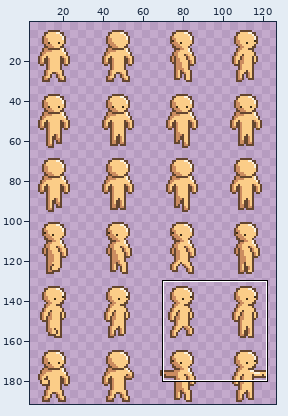
A sprite sheet gets an edit: Assets/Content/Races/human_light/human_light.png. Above: a wide view before the commit, with the close-up outlined.
Close-up. The starting point:
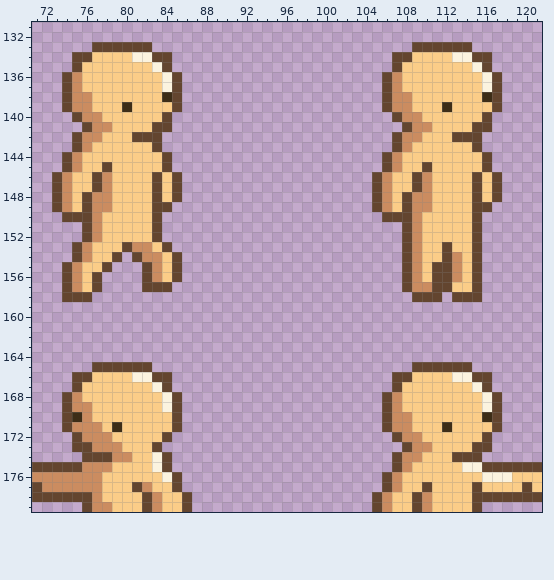
The file is 128x192 pixels. Shown: x 71..121, y 131..179. The wide view leaves out empty margins. The commit also changed other parts of the picture, which this record leaves out.
Now the later version:
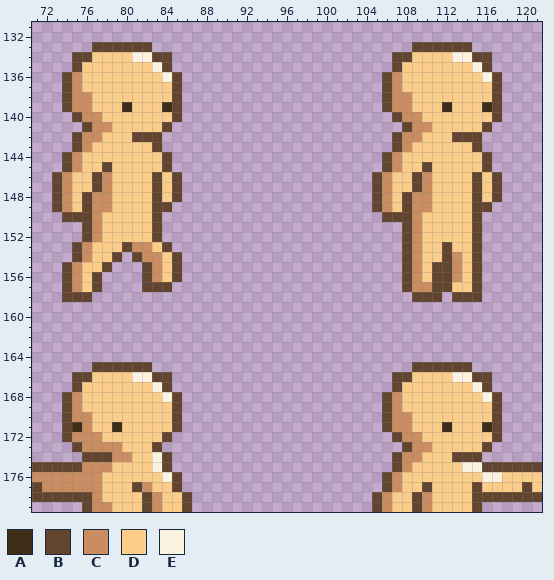
Palette (. is transparent): A #3d2d17  B #63452f  C #cb8c60  D #fbcd88  E #fbf3df
From old to new:
y 137: x 84 E -> D; x 116 E -> D
y 138: x 84 A -> D; x 116 A -> D
y 139: x 84 D -> A; x 116 D -> A
y 140: x 84..85 B. -> DB; x 116..117 B. -> DB
y 141: x 83 B -> D; x 115 B -> D
y 169: x 76 C -> D; x 84 E -> D; x 116 E -> D
y 170: x 75 A -> C; x 116 A -> D
y 171: x 75 C -> A; x 77 C -> D; x 116 D -> A
y 172: x 74..75 .B -> BC; x 78 C -> D; x 116..117 B. -> DB
y 173: x 76 B -> C; x 115 B -> D
y 176: x 118 E -> D
Pixel boxes of the changes (left, top, right, bottom) in both close-ups:
changed: (152, 82, 182, 132)
changed: (472, 82, 502, 132)
changed: (62, 402, 112, 452)
changed: (162, 402, 172, 412)
changed: (472, 402, 512, 482)
